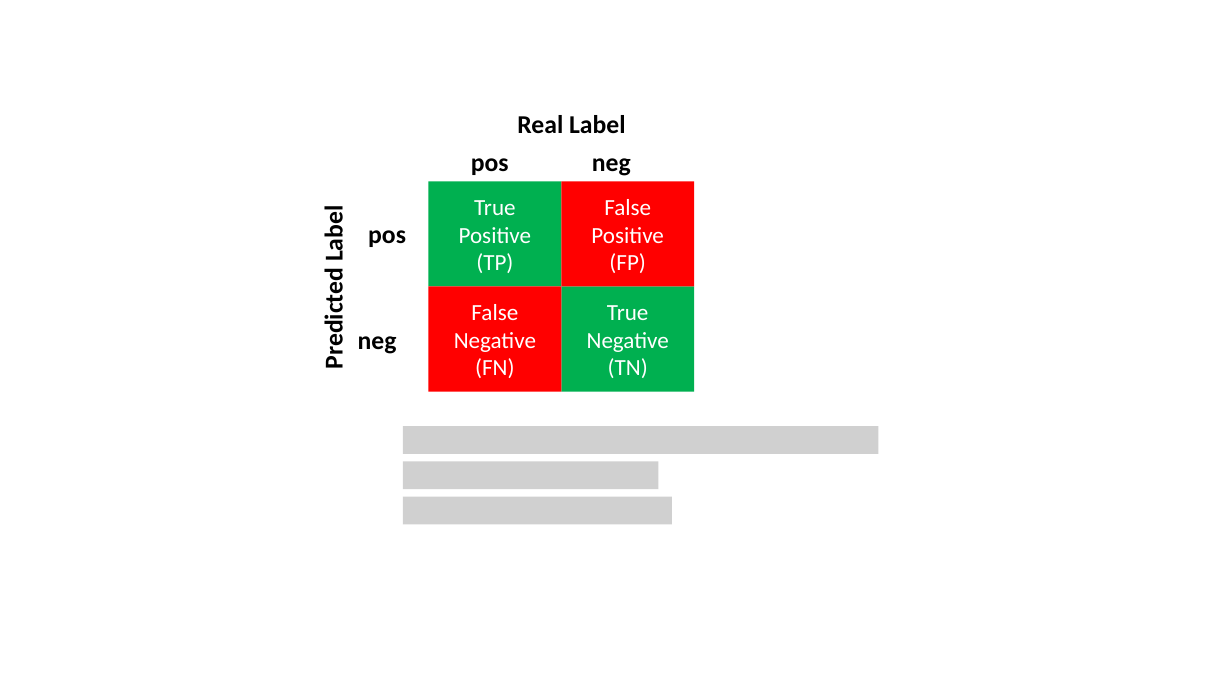
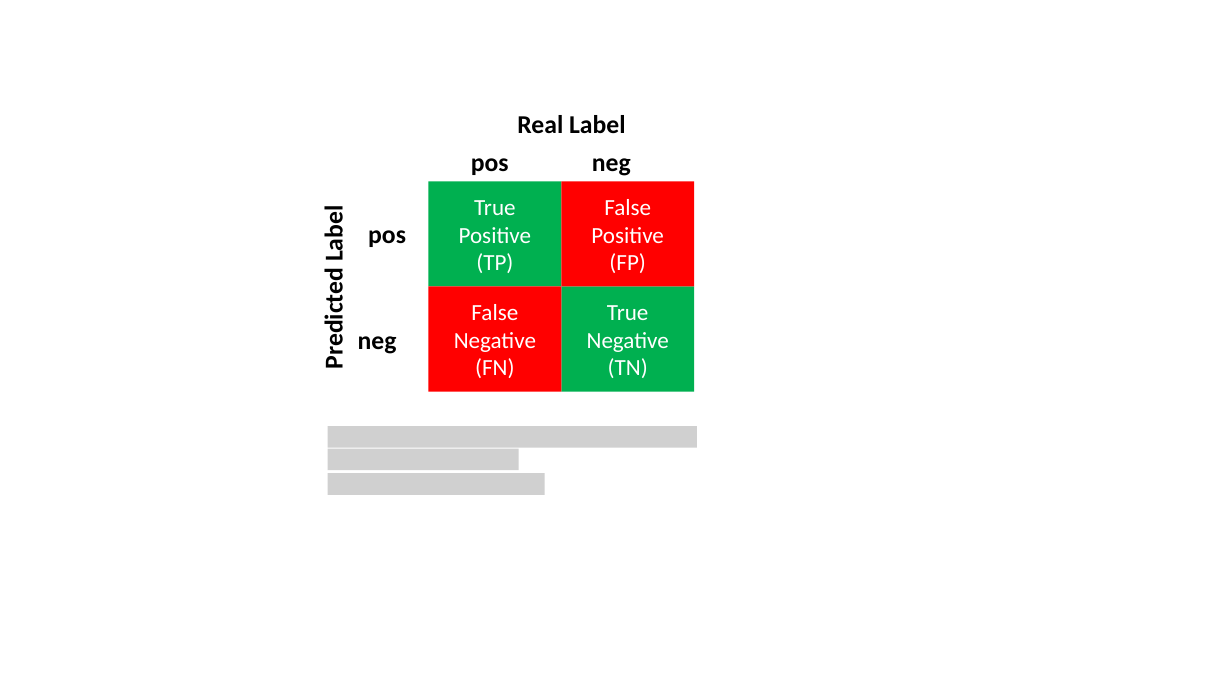
Before and after one commit to joseph-hellerstein/keras, a slide deck: slide 9 of docs/figures.pptx. Drawn at 1232x693 pixels with LibreOffice and Linux fonts; fonts in the diff are those of the drawing; grey boxes stand for pictures. Boxes give left, top, right and bottom in pixels: in the first picture for what was removed or moved away, otherwise in the second. Text is boxed around its words. In the diff, an @@ line names an element or a change of style, - is before the commit and + after.

```diff
--- a/docs/figures.pptx
+++ b/docs/figures.pptx
@@ picture: place and size @@
-picture at (403,426,879,454)
+picture at (328,426,698,448)
@@ picture added at (328,448,519,470) @@
@@ picture added at (328,473,545,495) @@
@@ picture removed at (403,461,658,489) @@
@@ picture removed at (403,496,672,524) @@
```
Also in this commit, not shown: 2 other files.
